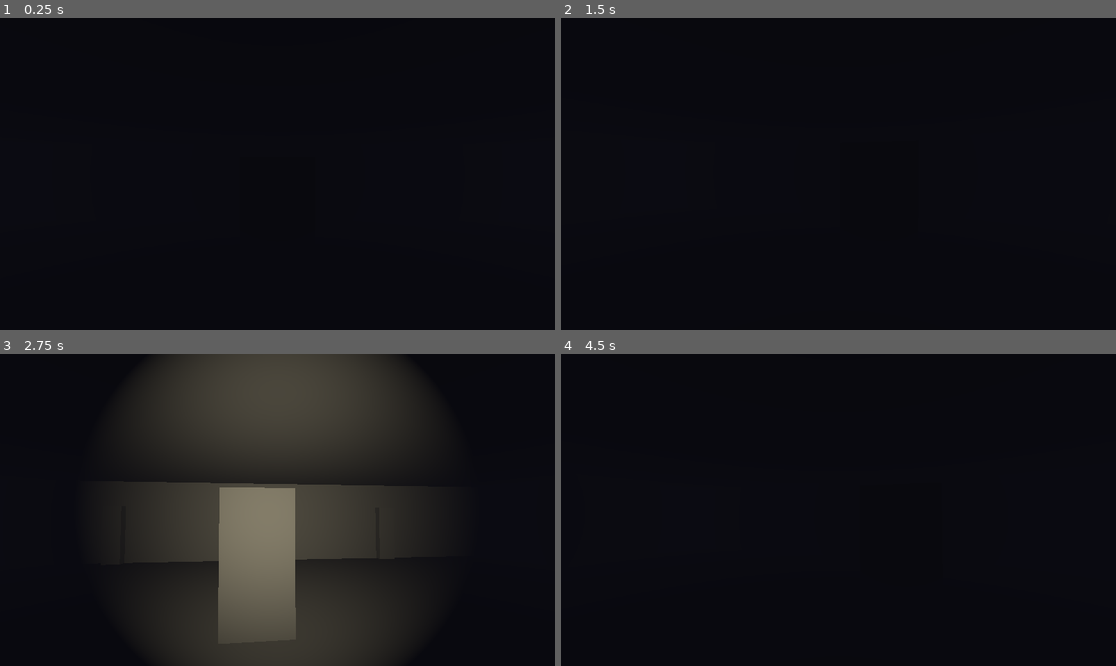
Above: before the commit, frames 1-4 (two rows, left to right).
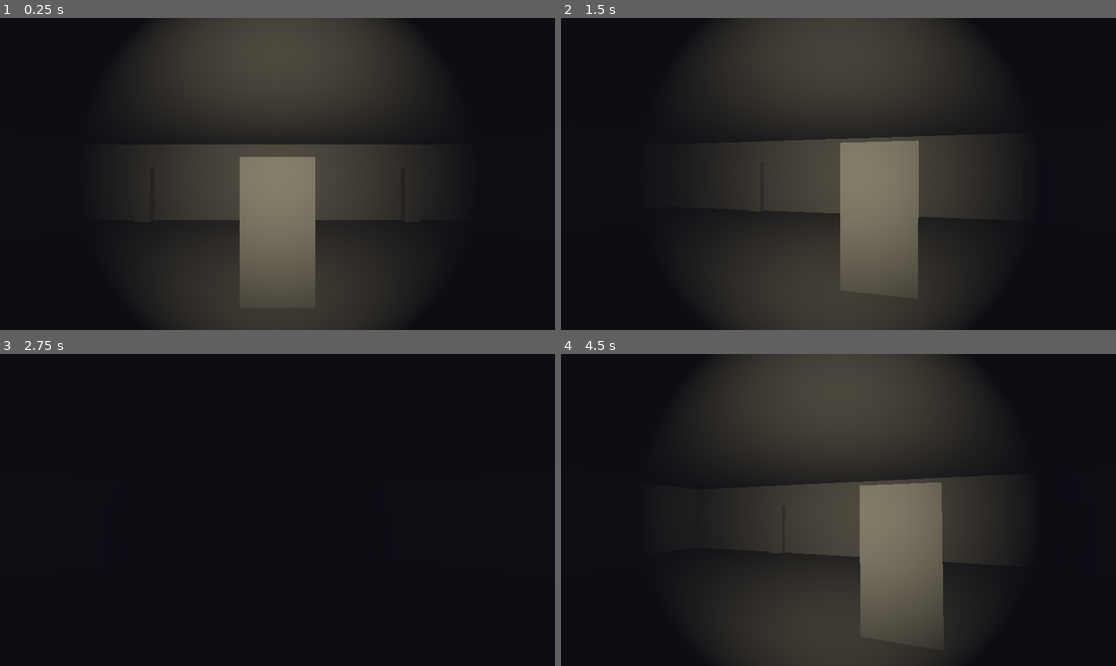
Above: after the commit, the same moments.

Repository: usumake1/HorrorGame
Game: Godot game, scene res://scenes/main.tscn
Two runs of this game, one before a commit and one after it. Both use one fixed random seed, a clock stepped at 60 frames per second and the inputs below.
Inputs (mouse positions are in pixels of both pictures, inside the frame that each line leads up to):
- Up to frame 1 (0.25 s): no input
- Up to frame 2 (1.5 s): move the mouse to (866, 174) at 0.52 s; hold F (flashlight) 0.53-1.28 s; hold W (move_forward) from 0.53 s (still down); tap Enter at 1.25 s; move the mouse to (810, 174) at 1.27 s; tap F (flashlight) at 1.35 s
- Up to frame 3 (2.75 s): keep holding W (move_forward); tap Space at 2 s; move the mouse to (288, 503) at 2.02 s; hold F (flashlight) from 2.03 s (still down); tap E (interact) at 2.1 s
- Up to frame 4 (4.5 s): keep holding W (move_forward); tap Enter at 2.75, 4.25 s; move the mouse to (832, 516) at 2.77 s; release F (flashlight) at 2.78 s; tap Shift (sprint) at 2.85 s; tap F (flashlight) at 3.05, 4.35 s; tap Space at 3.5 s; move the mouse to (877, 513) at 3.52 s; hold F (flashlight) 3.53-4.28 s; move the mouse to (794, 506) at 4.27 s

The runs differ from the first frame. In frame 1, 46% of the frame differs, in the area x 22-78%, y 0-100%; in frame 2, 46%; in frame 3, 40%; in frame 4, 46%.

Commit message:
Fix visibility issues - improve lighting and enable flashlight by default
- Flashlight now starts ON by default for better initial visibility
- Increased ambient light energy from 0.5 to 0.8
- Increased directional light energy from 0.3 to 0.6
- Reduced fog density from 0.01 to 0.005 for better visibility
- Maintains horror atmosphere while ensuring the game is playable

Diff:
--- a/scenes/main.tscn
+++ b/scenes/main.tscn
@@ -9,10 +9,10 @@
 background_color = Color(0.05, 0.05, 0.1, 1)
 ambient_light_source = 2
 ambient_light_color = Color(0.15, 0.15, 0.2, 1)
-ambient_light_energy = 0.5
+ambient_light_energy = 0.8
 fog_enabled = true
 fog_light_color = Color(0.1, 0.1, 0.15, 1)
-fog_density = 0.01
+fog_density = 0.005
 
 [node name="Main" type="Node3D"]
 
@@ -21,7 +21,7 @@
 
 [node name="DirectionalLight3D" type="DirectionalLight3D" parent="."]
 transform = Transform3D(0.866025, -0.433013, 0.25, 0, 0.5, 0.866025, -0.5, -0.75, 0.433013, 0, 10, 0)
-light_energy = 0.3
+light_energy = 0.6
 shadow_enabled = true
 
 [node name="Player" parent="." instance=ExtResource("1_player")]
--- a/scripts/player.gd
+++ b/scripts/player.gd
@@ -14,7 +14,7 @@
 # State
 var stamina = max_stamina
 var is_sprinting = false
-var flashlight_on = false
+var flashlight_on = true
 var is_hiding = false
 
 # Get the gravity from the project settings
@@ -30,7 +30,7 @@
 
 	# Initialize flashlight state
 	if flashlight:
-		flashlight.visible = false
+		flashlight.visible = true
 
 func _input(event):
 	# Mouse look
